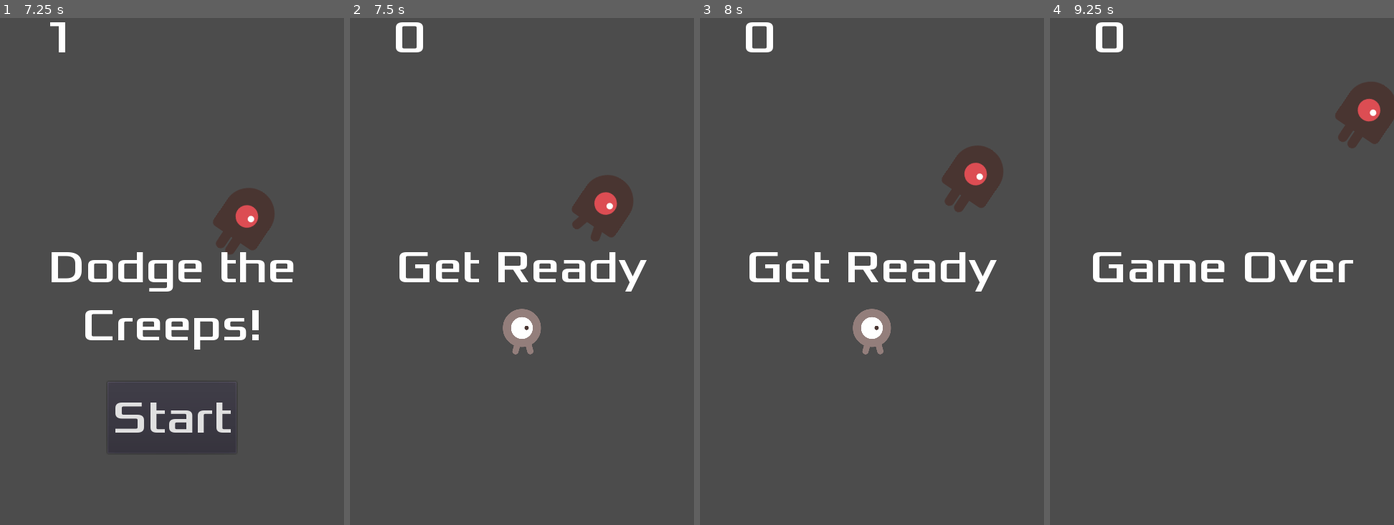
Above: before the commit, frames 1-4 (left to right).
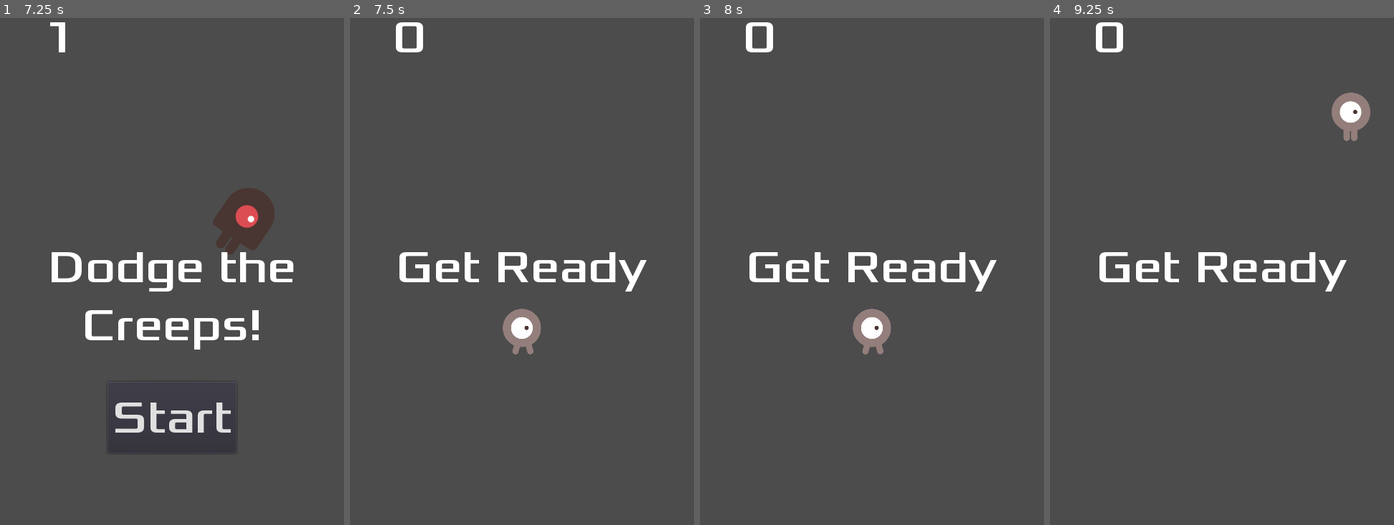
Above: after the commit, the same moments.

Repository: odjhey/playground--godot-2d
Game: Godot game, scene res://Main.tscn
Same seed, same stepped clock (60 frames per second), same inputs: the game is played once before the commit and once after it.
Inputs:
- Up to frame 1 (7.25 s): click "Start" at 0.5 s; tap Enter at 1.25 s; hold Right (move_right) 1.28-2.03 s; hold Down (move_down) 2.03-2.78 s; hold Right (move_right) 2.78-3.53 s; hold Up (move_up) 3.53-4.28 s; hold Left (move_left) 4.28-5.78 s; hold Down (move_down) 5.78-6.53 s; hold Right (move_right) from 6.53 s (still down)
- Up to frame 2 (7.5 s): release Right (move_right) at 7.25 s; click "Start" at 7.25 s
- Up to frame 3 (8 s): no input
- Up to frame 4 (9.25 s): hold Up (move_up) 8.03-8.78 s; hold Right (move_right) from 8.78 s (still down)

Frame 1 is identical in both runs. In frame 2, 1.5% of the frame differs, in the area x 64-83%, y 31-45%; in frame 3, 1.6%; in frame 4, 3.9%, in the area x 12-100%, y 12-54%.

Commit message:
feat: add mobs cleanup logic

Diff:
--- a/Main.gd
+++ b/Main.gd
@@ -19,6 +19,7 @@
 	$StartTimer.start()
 	$HUD.update_score(score)
 	$HUD.show_message("Get Ready")
+	get_tree().call_group("mobs", "queue_free")
 
 
 func _on_MobTimer_timeout():
--- a/Mob.tscn
+++ b/Mob.tscn
@@ -30,7 +30,7 @@
 radius = 36.0
 height = 10.0
 
-[node name="Mob" type="RigidBody2D"]
+[node name="Mob" type="RigidBody2D" groups=["mobs"]]
 collision_mask = 0
 gravity_scale = 0.0
 script = ExtResource( 7 )
@@ -42,6 +42,7 @@
 scale = Vector2( 0.75, 0.75 )
 frames = SubResource( 1 )
 animation = "fly"
+frame = 1
 playing = true
 
 [node name="CollisionShape2D" type="CollisionShape2D" parent="."]
